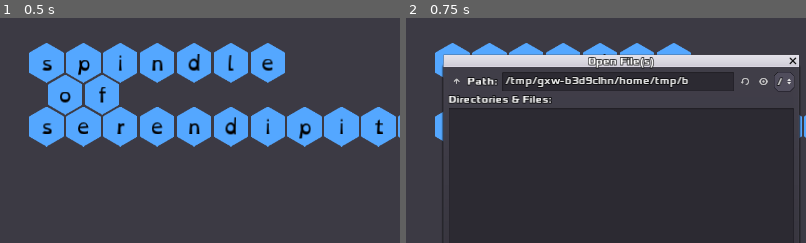
Above: before the commit, frames 1-2 (left to right).
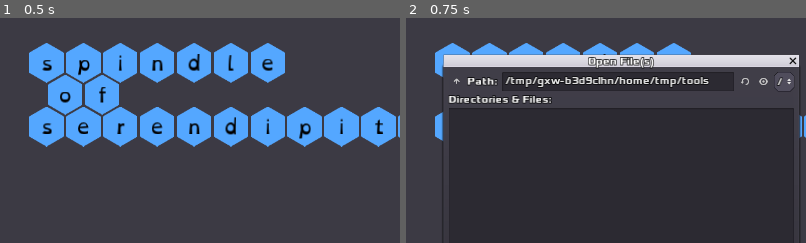
Above: after the commit, the same moments.

Repository: zacryol/spindle-of-serendipity
Game: Godot game, scene res://game/menus/MainMenu.tscn
Two runs of this game, one before a commit and one after it. Both use one fixed random seed, a clock stepped at 60 frames per second and the inputs below.
Inputs:
- Up to frame 1 (0.5 s): no input
- Up to frame 2 (0.75 s): click "Import JSON" at 0.5 s
The pictures show only the part of the screen within x 23-73%, y 10-60%; the shares and areas given below are measured in that part.

Frame 1 is identical in both runs. In frame 2, 0.2% of the frame differs, in the area x 69-76%, y 25-30%.

Commit message:
Set FileDialog dir

Diff:
--- a/godot/game/menus/MainMenu.gd
+++ b/godot/game/menus/MainMenu.gd
@@ -5,8 +5,7 @@
 
 
 func _on_ImportButton_pressed():
-	$FileDialog.current_dir = "res://"
-	$FileDialog.current_path = "res://"
+	$FileDialog.current_dir = OS.get_executable_path().get_base_dir()
 	$FileDialog.show()
 
 
